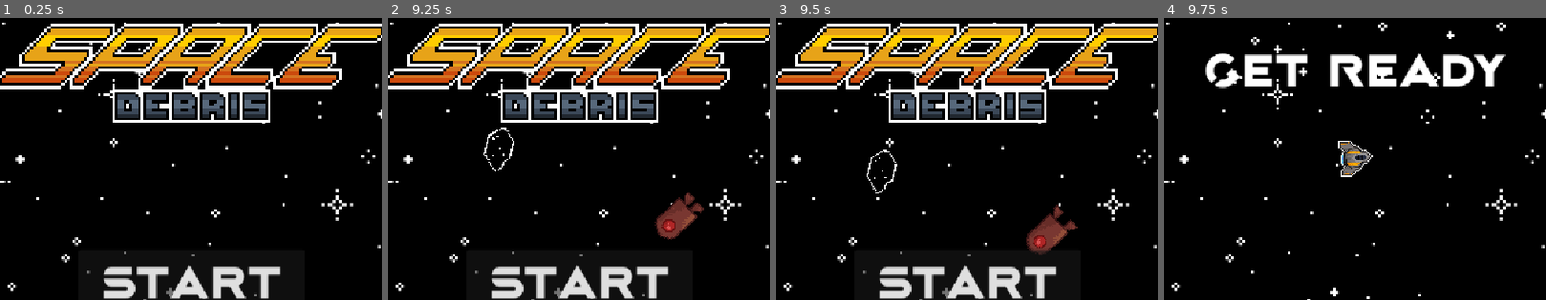
Above: before the commit, frames 1-4 (left to right).
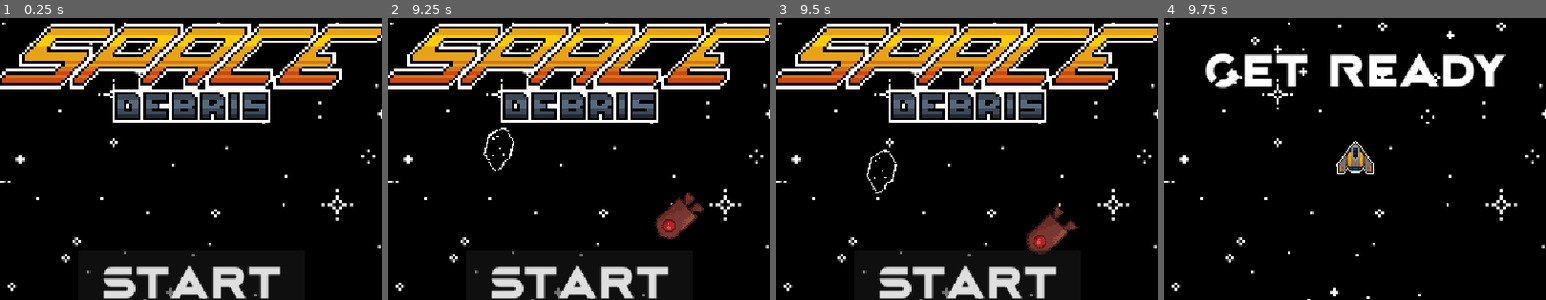
Above: after the commit, the same moments.

Repository: Ai-TaSAi/godot_tutorial_1
Game: Godot game, scene res://main.tscn
Same seed, same stepped clock (60 frames per second), same inputs: the game is played once before the commit and once after it.
Inputs:
- Up to frame 1 (0.25 s): no input
- Up to frame 2 (9.25 s): click "Start" at 0.5 s; tap Enter at 1.25 s; hold Up (move_up) 1.28-2.78 s; hold Left (move_left) 2.78-4.28 s; hold Down (move_down) 4.28-5.03 s; hold Right (move_right) 5.03-5.78 s; hold Up (move_up) 5.78-6.53 s; hold Right (move_right) 6.53-8.78 s; hold Down (move_down) from 8.78 s (still down)
- Up to frame 3 (9.5 s): keep holding Down (move_down)
- Up to frame 4 (9.75 s): release Down (move_down) at 9.5 s; click "Start" at 9.5 s
The pictures show only the part of the screen within x 25-75%, y 40-90%; the shares and areas given below are measured in that part.

Frames 1-3 are identical in both runs. In frame 4, 0.8% of the frame differs, in the area x 45-55%, y 43-57%.

Commit message:
Update 4 - Extended: Fixed player spawn rotation.

Diff:
--- a/creepstutorial/player.gd
+++ b/creepstutorial/player.gd
@@ -75,5 +75,6 @@
 # Function resets the player when starting a new game.
 func start(pos):
 	position = pos
+	facing_degrees = 270
 	show()
 	$CollisionShape2D.disabled = false
